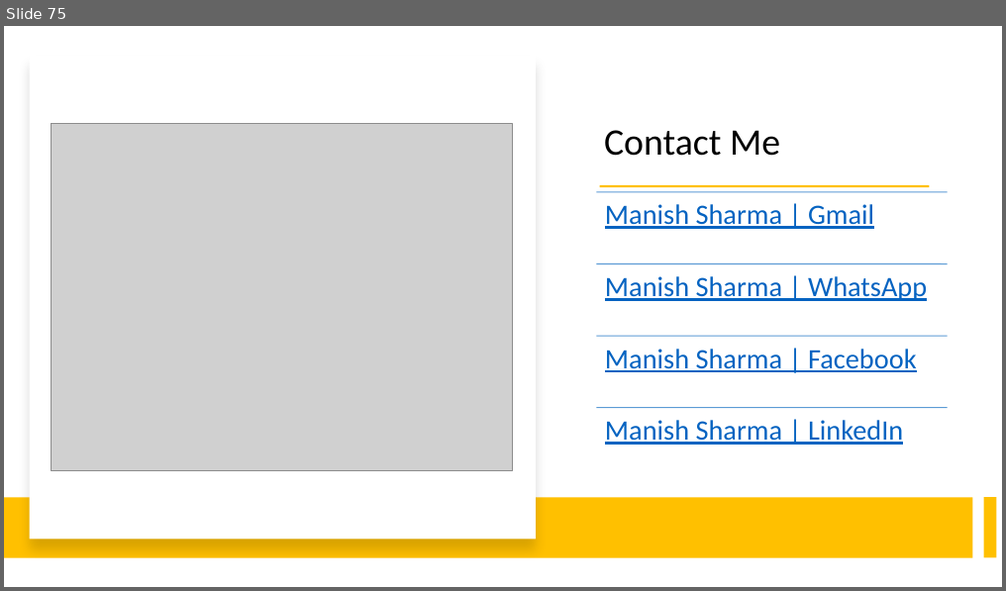
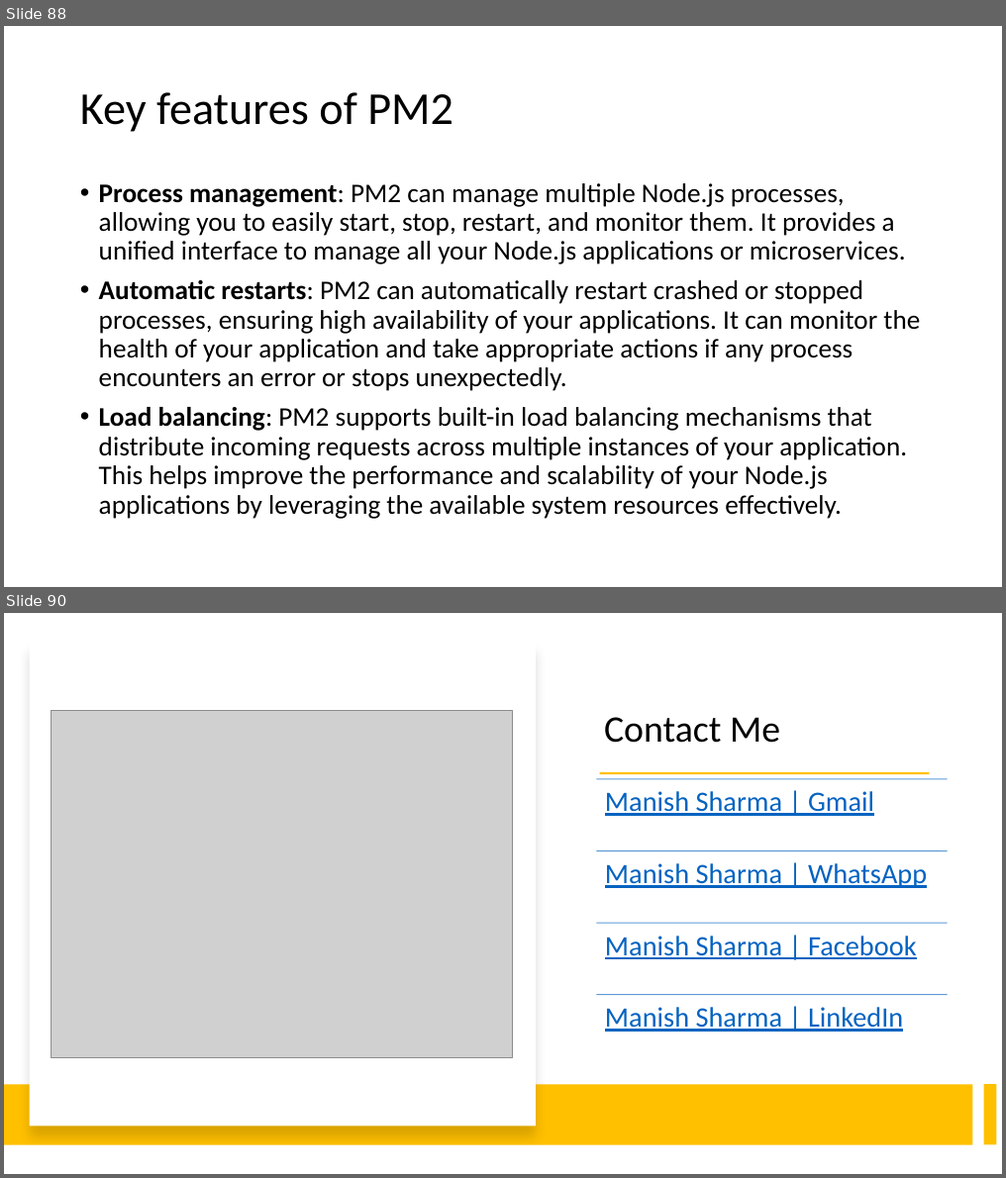
Before and after one commit to explore-with-manish/im-jan24, a slide deck: Node/Notes/Node.pptx. Shown one above the other, each under a label of ours: slide 75 before the commit, slides 88 and 90 after it; the slides between them are not shown. The pictures are 1006x591 and 1006x1178 pixels, drawn with LibreOffice and Linux fonts; fonts in the diff are those of the drawing; grey boxes stand for pictures. Boxes give left, top, right and bottom in pixels: in the first picture for what was removed or moved away, otherwise in the second. Text is boxed around its words. In the diff, an @@ line names an element or a change of style, - is before the commit and + after.

```diff
--- a/Node/Notes/Node.pptx
+++ b/Node/Notes/Node.pptx
@@ slide 88 added at (x1=4, y1=26, x2=1002, y2=587), background #FFFFFF @@
@@ title added at (x1=80, y1=92, x2=453, y2=132), 44 pt, text #000000 @@
+Key features of PM2
@@ text added at (x1=99, y1=183, x2=920, y2=519), 25.9 pt, text #000000 @@
+• Process management: PM2 can manage multiple Node.js processes, allowing you to easily start, stop, restart, and monitor them. It provides a unified interface to manage all your Node.js applications or microservices.
+• Automatic restarts: PM2 can automatically restart crashed or stopped processes, ensuring high availability of your applications. It can monitor the health of your application and take appropriate actions if any process encounters an error or stops unexpectedly.
+• Load balancing: PM2 supports built-in load balancing mechanisms that distribute incoming requests across multiple instances of your application. This helps improve the performance and scalability of your Node.js applications by leveraging the available system resources effectively.
@@ what was slide 75 is now slide 90 @@
```
Also in this commit, not shown: 14 other slides added, 20 other files.
